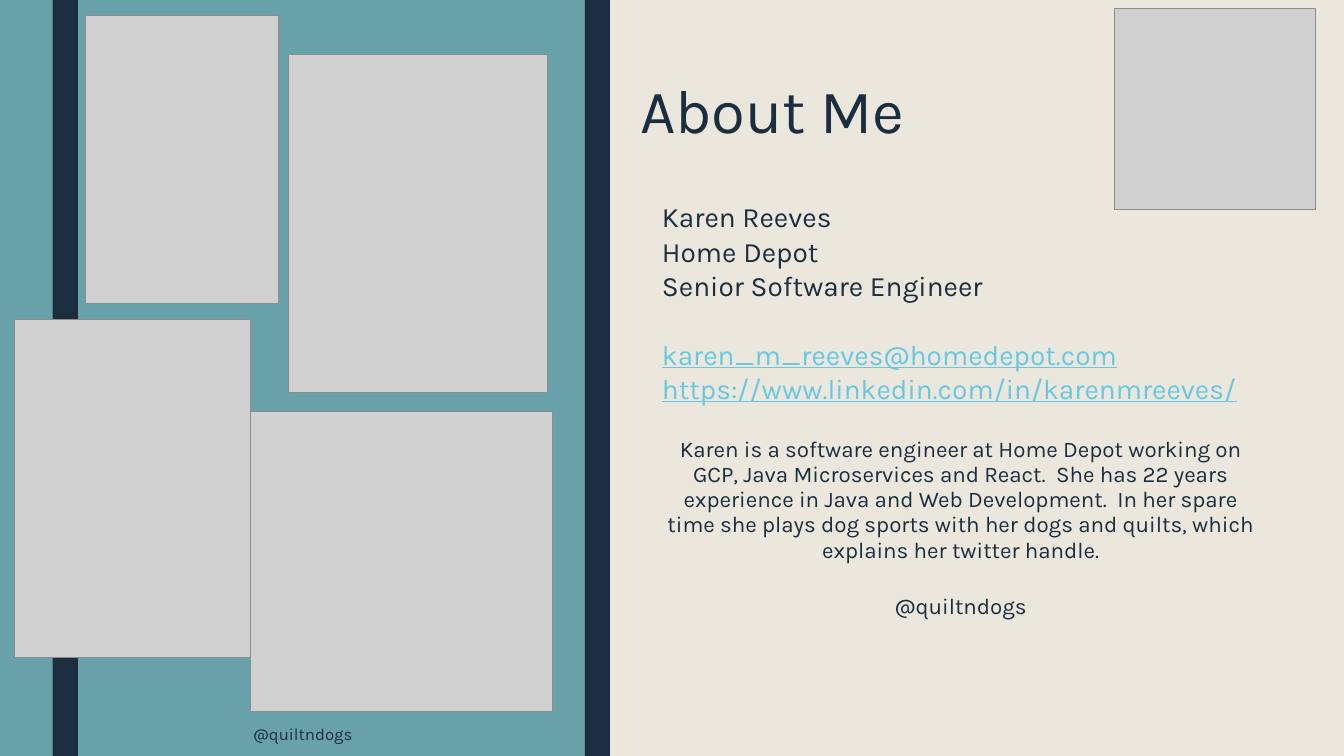
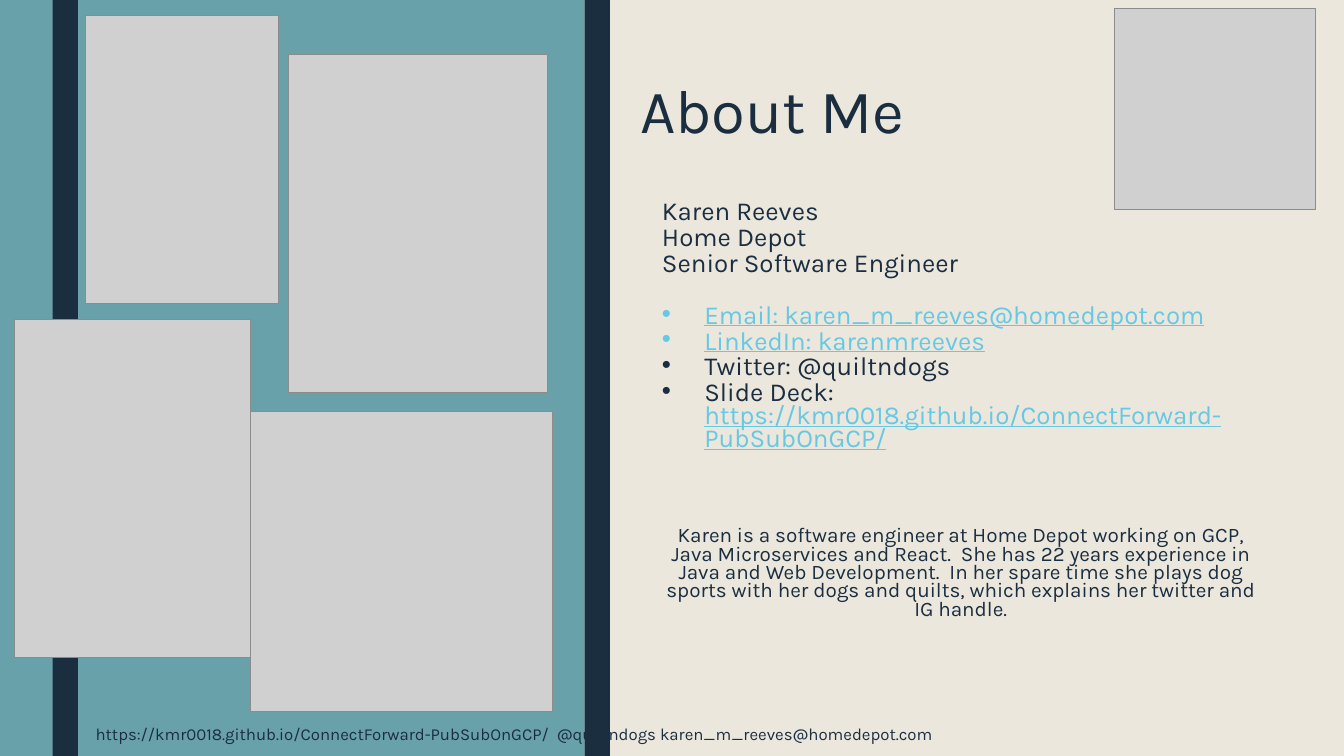
Before and after one commit to kmr0018/ConnectForward-PubSubOnGCP, a slide deck: slide 16 of PubSubGcpPresentation.pptx (slide 15 before the commit). Drawn at 1344x756 pixels with LibreOffice and Linux fonts; fonts in the diff are those of the drawing; grey boxes stand for pictures. Boxes give left, top, right and bottom in pixels: in the first picture for what was removed or moved away, otherwise in the second. Text is boxed around its words. In the diff, an @@ line names an element or a change of style, - is before the commit and + after.

```diff
--- a/PubSubGcpPresentation.pptx
+++ b/PubSubGcpPresentation.pptx
@@ text at bbox=[662, 203, 958, 279]: size 20 to 18.5 pt in "Karen Reeves", "Home Depot", "Senior Software Engineer"; line spacing 0.94 to 0.74 @@
@@ text at bbox=[666, 306, 1255, 617]: text changed; size 16 to 14.8 pt @@
-karen_m_reeves@homedepot.com
-https://www.linkedin.com/in/karenmreeves/
-Karen is a software engineer at Home Depot working on GCP, Java Microservices and React. She has 22 years experience in Java and Web Development. In her spare time she plays dog sports with her dogs and quilts, which explains her twitter handle.
-@quiltndogs
+• Email: karen_m_reeves@homedepot.com
+• LinkedIn: karenmreeves
+• Twitter: @quiltndogs
+• Slide Deck: https://kmr0018.github.io/ConnectForward-PubSubOnGCP/
+Karen is a software engineer at Home Depot working on GCP, Java Microservices and React. She has 22 years experience in Java and Web Development. In her spare time she plays dog sports with her dogs and quilts, which explains her twitter and IG handle.
@@ text at bbox=[96, 725, 932, 745]: text changed @@
-@quiltndogs
+https://kmr0018.github.io/ConnectForward-PubSubOnGCP/ @quiltndogs karen_m_reeves@homedepot.com
```
Also in this commit, not shown: 14 other slides changed, 2 slides added, 1 slide removed, 1 other file.
